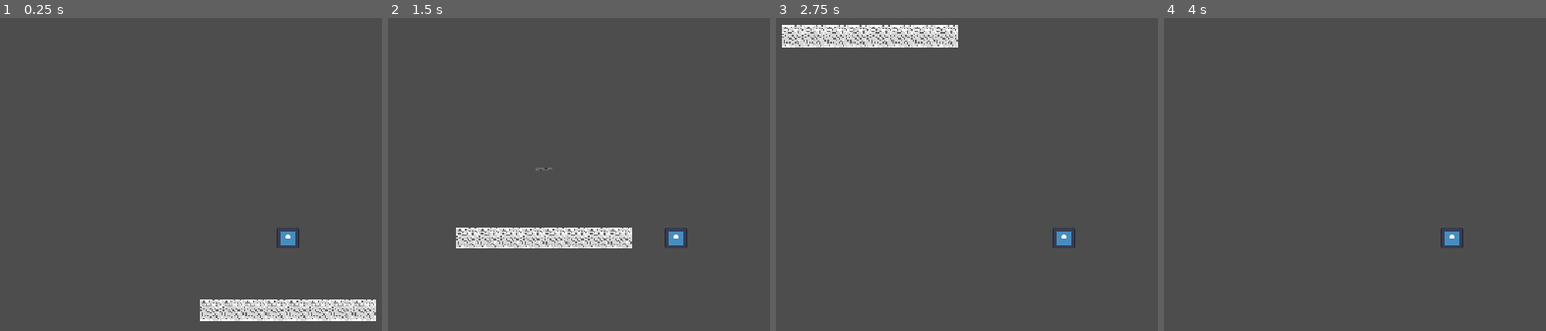
Above: before the commit, frames 1-4 (left to right).
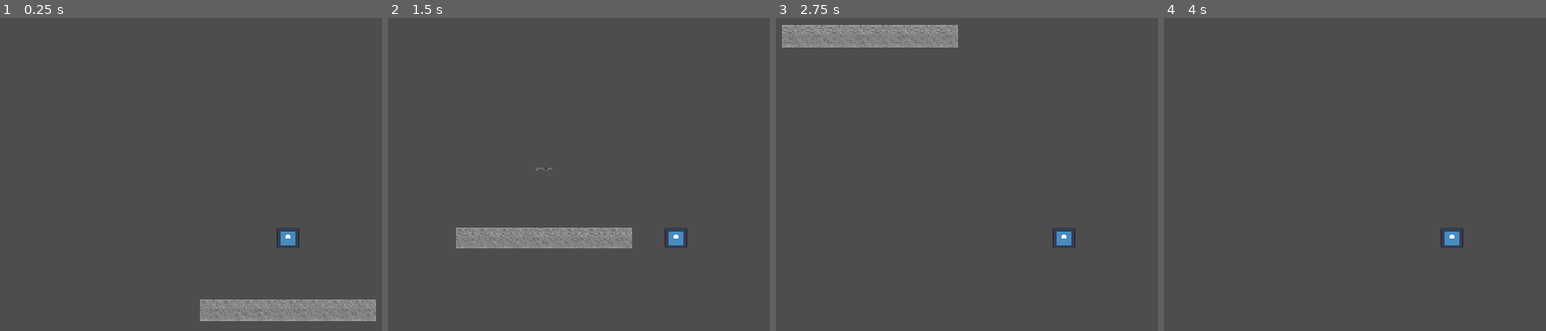
Above: after the commit, the same moments.

Repository: BVipri/amber-starlight
Game: Godot game, scene res://node_3d.tscn
Same seed, same stepped clock (60 frames per second), same inputs: the game is played once before the commit and once after it. The engine's default icon, where the game draws it, is replaced by a stand-in: a white triangle on a blue panel in a dark square.
Inputs:
- Up to frame 1 (0.25 s): no input
- Up to frame 2 (1.5 s): hold D (right) 0.53-1.28 s; tap Space (jump) at 0.77 s; hold A (left) from 1.28 s (still down)
- Up to frame 3 (2.75 s): tap Space (jump) at 1.52 s; release A (left) at 2.03 s; hold D (right) from 2.03 s (still down)
- Up to frame 4 (4 s): tap Space (jump) at 3.02, 3.77 s; tap Enter at 3.5 s; release D (right) at 3.53 s; hold A (left) from 3.53 s (still down)

The runs differ from the first frame. In frame 1, 2.7% of the frame differs, in the area x 52-99%, y 89-97%; in frame 2, 2.5%; in frame 3, 2.7%, in the area x 1-48%, y 2-10%; in frame 4, nothing differs.

Commit message:
Add files via upload

Diff:
--- a/amber-starlight/Main.gd
+++ b/amber-starlight/Main.gd
@@ -17,6 +17,16 @@
 var player
 var noise = FastNoiseLite.new()
 var random = RandomNumberGenerator.new()
+
+var currentGrass
+var currentDirt
+var tiles = {
+	"Grass_0" = 1,
+	"Grass_1" = 2,
+	"Dirt_0" = 0,
+	"Dirt_1" = 3,
+	"Dirt_2" = 4
+}
 
 func _ready() -> void:
 	mainLayerC1 = get_node("MainLayer").get_node("C1")
@@ -41,22 +51,22 @@
 				var grassNoise = FastNoiseLite.new()
 				grassNoise.noise_type = FastNoiseLite.TYPE_CELLULAR
 				grassNoise.seed = planet.id
-				if j == 0 or j - grassNoise.get_noise_1d(x)*15 < rendDist/16:
-					mainLayerC2.set_cell(Vector2i(x,y+j),1,Vector2i(0,0),0)
-					backgroundLayer1.set_cell(Vector2i(x*1.5,bgy+j),1,Vector2i(0,0),0)
+				if j == 0:
+					mainLayerC2.set_cell(Vector2i(x,y+j),tiles[currentGrass],Vector2i(0,0),0)
+					backgroundLayer1.set_cell(Vector2i(x*1.5,bgy+j),tiles[currentGrass],Vector2i(0,0),0)
 					if x%2 == 0:
 						var dir = 1 if x<0 else -1
-						backgroundLayer1.set_cell(Vector2i(x*1.5 + dir,bgy+j),1,Vector2i(0,0),0)
-					backgroundLayer2.set_cell(Vector2i(x*2,bgy2+j),1,Vector2i(0,0),0)
-					backgroundLayer2.set_cell(Vector2i(x*2+1,bgy2+j),1,Vector2i(0,0),0)
+						backgroundLayer1.set_cell(Vector2i(x*1.5 + dir,bgy+j),tiles[currentGrass],Vector2i(0,0),0)
+					backgroundLayer2.set_cell(Vector2i(x*2,bgy2+j),tiles[currentGrass],Vector2i(0,0),0)
+					backgroundLayer2.set_cell(Vector2i(x*2+1,bgy2+j),tiles[currentGrass],Vector2i(0,0),0)
 				else:
-					mainLayerC1.set_cell(Vector2i(x,y+j),0,Vector2i(0,0),0)
-					backgroundLayer1.set_cell(Vector2i(x*1.5,bgy+j),0,Vector2i(0,0),0)
+					mainLayerC1.set_cell(Vector2i(x,y+j),tiles[currentDirt],Vector2i(0,0),0)
+					backgroundLayer1.set_cell(Vector2i(x*1.5,bgy+j),tiles[currentDirt],Vector2i(0,0),0)
 					if x%2 == 0:
 						var dir = 1 if x<0 else -1
-						backgroundLayer1.set_cell(Vector2i(x*1.5 + dir,bgy+j),0,Vector2i(0,0),0)
-					backgroundLayer2.set_cell(Vector2i(x*2,bgy2+j),0,Vector2i(0,0),0)
-					backgroundLayer2.set_cell(Vector2i(x*2+1,bgy2+j),0,Vector2i(0,0),0)
+						backgroundLayer1.set_cell(Vector2i(x*1.5 + dir,bgy+j),tiles[currentDirt],Vector2i(0,0),0)
+					backgroundLayer2.set_cell(Vector2i(x*2,bgy2+j),tiles[currentDirt],Vector2i(0,0),0)
+					backgroundLayer2.set_cell(Vector2i(x*2+1,bgy2+j),tiles[currentDirt],Vector2i(0,0),0)
 			noise.seed = planet.id + 1
 			if noise.get_noise_1d(x) < 0.15 and x%20==0 and loadedObjectX.find(x) == -1:
 				var object = objects[random.randi_range(0,numObjects-1)]
@@ -131,6 +141,8 @@
 	random.seed = planet.id
 	for i in range(numObjects):
 		objects.append(Objects._generatePlant(planet.id+i))
+	currentGrass = "Grass_" + str(random.randi_range(0,1))
+	currentDirt = "Dirt_" + str(random.randi_range(0,2))
 
 func _process(delta: float) -> void:
 	timer += delta
--- a/amber-starlight/node_3d.tscn
+++ b/amber-starlight/node_3d.tscn
@@ -1,14 +1,17 @@
-[gd_scene load_steps=20 format=4 uid="uid://cp845h34qu67s"]
+[gd_scene load_steps=29 format=4 uid="uid://cp845h34qu67s"]
 
 [ext_resource type="Script" uid="uid://bhg1bit2d45d7" path="res://Main.gd" id="1_a0tk4"]
 [ext_resource type="Script" path="res://node_3d.gd" id="1_a202f"]
 [ext_resource type="Texture2D" uid="uid://ddacjcbaohnmj" path="res://icon.svg" id="1_noarx"]
-[ext_resource type="Texture2D" uid="uid://cb7e3fwcl8jv2" path="res://New Piskel (4).png" id="4_r3fl7"]
-[ext_resource type="Texture2D" uid="uid://dkn1jctt7tld6" path="res://New Piskel (5).png" id="5_jka67"]
+[ext_resource type="Texture2D" uid="uid://cb7e3fwcl8jv2" path="res://Dirt_0.png" id="4_r3fl7"]
+[ext_resource type="Texture2D" uid="uid://dkn1jctt7tld6" path="res://Grass_0.png" id="5_jka67"]
 [ext_resource type="Script" uid="uid://b6508r6a2v3wc" path="res://Objects.gd" id="6_i5arm"]
+[ext_resource type="Texture2D" uid="uid://ciusni27ocyl5" path="res://Grass_1.png" id="6_tereu"]
 [ext_resource type="Texture2D" uid="uid://d2bd2cotylpop" path="res://New Piskel (7).png" id="6_wc5p8"]
+[ext_resource type="Texture2D" uid="uid://bjqt7l20oion" path="res://Dirt_1.png" id="7_cdqbm"]
 [ext_resource type="Texture2D" uid="uid://n6yy33huam27" path="res://New Piskel (8).png" id="7_jsk3o"]
 [ext_resource type="Script" uid="uid://cvytypp01e6cx" path="res://ObjectTestScript.gd" id="8_4arys"]
+[ext_resource type="Texture2D" uid="uid://cyasjfp62bt0t" path="res://Dirt_2.png" id="8_cdqbm"]
 
 [sub_resource type="RectangleShape2D" id="RectangleShape2D_noarx"]
 size = Vector2(125, 124)
@@ -151,11 +154,32 @@
 6:7/0 = 0
 7:7/0 = 0
 
+[sub_resource type="TileSetAtlasSource" id="TileSetAtlasSource_imku0"]
+texture = ExtResource("6_tereu")
+texture_region_size = Vector2i(128, 128)
+0:0/0 = 0
+0:0/0/physics_layer_0/polygon_0/points = PackedVector2Array(-64, -64, 64, -64, 64, 64, -64, 64)
+
+[sub_resource type="TileSetAtlasSource" id="TileSetAtlasSource_wlxy5"]
+texture = ExtResource("7_cdqbm")
+texture_region_size = Vector2i(128, 128)
+0:0/0 = 0
+0:0/0/physics_layer_0/polygon_0/points = PackedVector2Array(-64, -64, 64, -64, 64, 64, -64, 64)
+
+[sub_resource type="TileSetAtlasSource" id="TileSetAtlasSource_tcnuu"]
+texture = ExtResource("8_cdqbm")
+texture_region_size = Vector2i(128, 128)
+0:0/0 = 0
+0:0/0/physics_layer_0/polygon_0/points = PackedVector2Array(-64, -64, 64, -64, 64, 64, -64, 64)
+
 [sub_resource type="TileSet" id="TileSet_cdqbm"]
 tile_size = Vector2i(128, 128)
 physics_layer_0/collision_layer = 1
 sources/0 = SubResource("TileSetAtlasSource_6iypd")
 sources/1 = SubResource("TileSetAtlasSource_tereu")
+sources/2 = SubResource("TileSetAtlasSource_imku0")
+sources/3 = SubResource("TileSetAtlasSource_wlxy5")
+sources/4 = SubResource("TileSetAtlasSource_tcnuu")
 
 [sub_resource type="TileSetAtlasSource" id="TileSetAtlasSource_jsk3o"]
 texture = ExtResource("6_wc5p8")
@@ -182,10 +206,28 @@
 texture_region_size = Vector2i(128, 128)
 0:0/0 = 0
 
+[sub_resource type="TileSetAtlasSource" id="TileSetAtlasSource_cdqbm"]
+texture = ExtResource("6_tereu")
+texture_region_size = Vector2i(128, 128)
+0:0/0 = 0
+
+[sub_resource type="TileSetAtlasSource" id="TileSetAtlasSource_3v7ru"]
+texture = ExtResource("7_cdqbm")
+texture_region_size = Vector2i(128, 128)
+0:0/0 = 0
+
+[sub_resource type="TileSetAtlasSource" id="TileSetAtlasSource_tuemg"]
+texture = ExtResource("8_cdqbm")
+texture_region_size = Vector2i(128, 128)
+0:0/0 = 0
+
 [sub_resource type="TileSet" id="TileSet_i5arm"]
 tile_size = Vector2i(128, 128)
 sources/0 = SubResource("TileSetAtlasSource_jka67")
 sources/1 = SubResource("TileSetAtlasSource_wc5p8")
+sources/3 = SubResource("TileSetAtlasSource_3v7ru")
+sources/2 = SubResource("TileSetAtlasSource_cdqbm")
+sources/5 = SubResource("TileSetAtlasSource_tuemg")
 
 [node name="Node2D" type="Node2D"]
 script = ExtResource("1_a0tk4")
Binary file added: amber-starlight/Dirt_0.png
Not shown, added: amber-starlight/Dirt_0.png.import
Binary file added: amber-starlight/Dirt_1.png
Not shown, added: amber-starlight/Dirt_1.png.import
Binary file added: amber-starlight/Dirt_2.png
Not shown, added: amber-starlight/Dirt_2.png.import
Binary file added: amber-starlight/Grass_0.png
Not shown, added: amber-starlight/Grass_0.png.import
Binary file added: amber-starlight/Grass_1.png
Not shown, added: amber-starlight/Grass_1.png.import
